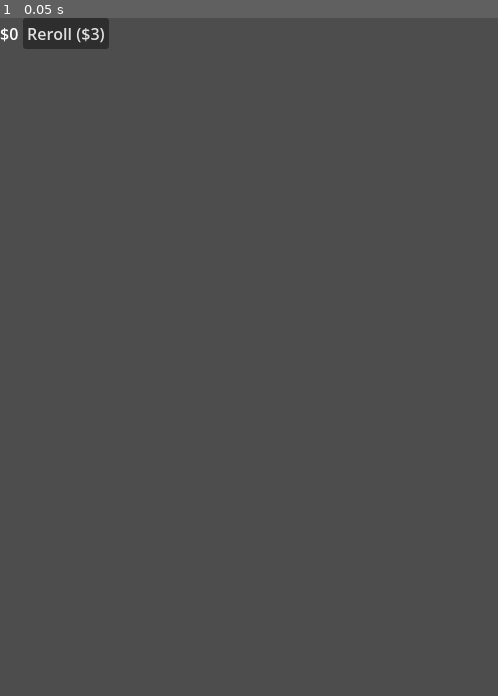
Above: before the commit, frame 1.
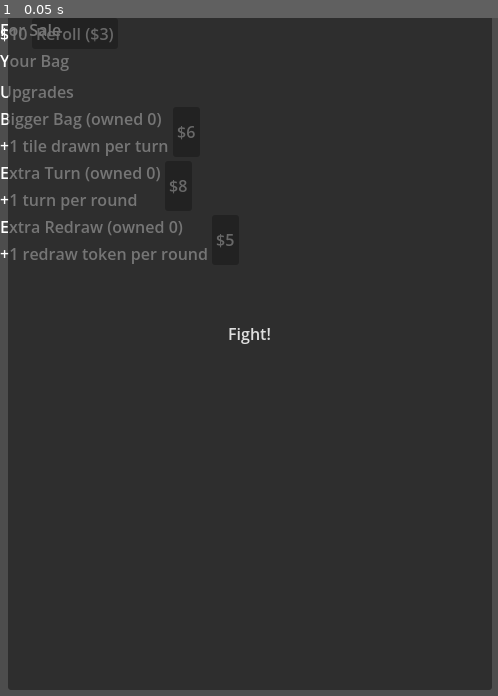
Above: after the commit, the same moment.

Repository: nilocky/letter-rogue
Game: Godot game, scene res://scenes/ShopScreen.tscn
Same seed, same stepped clock (60 frames per second), same inputs: the game is played once before the commit and once after it. This scene is started directly instead of the project's main scene.
Inputs:
- Up to frame 1 (0.05 s): no input

The runs differ from the first frame. In frame 1, 95% of the frame differs, in the area x 0-99%, y 0-100%.

Commit message:
shop: add upgrades and %UniqueName nodes to ShopScreen

Diff:
--- a/scenes/ShopScreen.tscn
+++ b/scenes/ShopScreen.tscn
@@ -6,32 +6,60 @@
 anchors_preset = 15
 anchor_right = 1.0
 anchor_bottom = 1.0
+script = ExtResource("1_abcdef")
 
 [node name="TopBar" type="HBoxContainer" parent="."]
-margin_bottom = 40.0
 
 [node name="MoneyLabel" type="Label" parent="TopBar"]
-text = "$0"
+unique_name_in_owner = true
+text = "$10"
 
 [node name="RerollButton" type="Button" parent="TopBar"]
+unique_name_in_owner = true
 text = "Reroll ($3)"
 
-[node name="Content" type="HBoxContainer" parent="."]
+[node name="MarginContainer" type="MarginContainer" parent="."]
 anchors_preset = 15
 anchor_right = 1.0
 anchor_bottom = 1.0
 margin_top = 40.0
+margin_bottom = -40.0
 
-[node name="InventoryGrid" type="GridContainer" parent="Content"]
+[node name="Content" type="VBoxContainer" parent="MarginContainer"]
+
+[node name="ForSaleLabel" type="Label" parent="MarginContainer/Content"]
+text = "For Sale"
+
+[node name="InventoryGrid" type="GridContainer" parent="MarginContainer/Content"]
+unique_name_in_owner = true
 size_flags_horizontal = 3
-columns = 3
+columns = 2
 
-[node name="BagGrid" type="GridContainer" parent="Content"]
+[node name="BagLabel" type="Label" parent="MarginContainer/Content"]
+text = "Your Bag"
+
+[node name="BagGrid" type="GridContainer" parent="MarginContainer/Content"]
+unique_name_in_owner = true
 size_flags_horizontal = 3
-columns = 3
+columns = 2
+
+[node name="UpgradeLabel" type="Label" parent="MarginContainer/Content"]
+text = "Upgrades"
+
+[node name="UpgradeScroll" type="ScrollContainer" parent="MarginContainer/Content"]
+size_flags_vertical = 3
+
+[node name="UpgradeBox" type="VBoxContainer" parent="MarginContainer/Content/UpgradeScroll"]
+unique_name_in_owner = true
+size_flags_horizontal = 3
 
 [node name="FightButton" type="Button" parent="."]
-anchors_preset = 8
-anchor_top = 1.0
+unique_name_in_owner = true
+anchors_preset = 12
+anchor_right = 1.0
 anchor_bottom = 1.0
+offset_top = -40.0
+offset_bottom = -8.0
+offset_left = 8.0
+offset_right = -8.0
 text = "Fight!"
--- a/scripts/autoload/ShopService.gd
+++ b/scripts/autoload/ShopService.gd
@@ -1,118 +1,144 @@
 extends Node
+## Shop: tile inventory buy/sell/reroll plus persistent run upgrades.
 
-const SHOP_SIZE = 5
-const REROLL_COST = 3
-const SELL_RATIO = 0.5
+const SHOP_SIZE := 5
+const REROLL_COST := 3
+const SELL_RATIO := 0.5
 
-func generate_inventory():
-	var caps_json = FileAccess.get_file_as_string("res://data/key_caps.json")
-	var data = JSON.parse_string(caps_json)
-	var pool = data["shop_pool"]
-	var inventory = []
+const UPGRADES := [
+	{"id": "bigger_bag", "name": "Bigger Bag", "desc": "+1 tile drawn per turn", "field": "upgrade_draw", "base": 6},
+	{"id": "extra_turn", "name": "Extra Turn", "desc": "+1 turn per round", "field": "upgrade_turns", "base": 8},
+	{"id": "extra_redraw", "name": "Extra Redraw", "desc": "+1 redraw token per round", "field": "upgrade_redraws", "base": 5}
+]
 
+var _pool: Array = []
+
+
+func _ready() -> void:
+	_load_pool()
+
+
+func _load_pool() -> void:
+	var text := FileAccess.get_file_as_string("res://data/key_caps.json")
+	var data: Variant = JSON.parse_string(text)
+	if typeof(data) == TYPE_DICTIONARY:
+		_pool = data.get("shop_pool", [])
+
+
+func new_shop() -> void:
+	GameState.shop_inventory.clear()
 	for i in range(SHOP_SIZE):
-		var rarity_roll = randf()
-		var candidate = null
-		if rarity_roll < 0.5:
-			candidate = _pick_from_pool(pool, "Normal")
-		elif rarity_roll < 0.8:
-			candidate = _pick_from_pool(pool, "Rare")
-		elif rarity_roll < 0.95:
-			candidate = _pick_from_pool(pool, "Epic")
-		else:
-			candidate = _pick_from_pool(pool, "Legendary")
-		if candidate:
-			var entry = candidate.duplicate()
-			entry["price"] = _calculate_price(entry)
-			# Apply random modifiers
-			var finish_id = _roll_modifier("finishes")
-			if finish_id != "":
-				entry["finish"] = finish_id
-			var sticker_id = _roll_modifier("stickers")
-			if sticker_id != "":
-				entry["sticker"] = sticker_id
-			var condition_id = _roll_modifier("conditions")
-			if condition_id != "":
-				entry["condition"] = condition_id
-			inventory.append(entry)
+		GameState.shop_inventory.append(_weighted_pick())
+	EventBus.shop_inventory_generated.emit(GameState.shop_inventory)
 
-	GameState.shop_inventory = inventory
-	EventBus.shop_inventory_generated.emit(inventory)
 
-func buy_cap(index: int) -> bool:
-	if index < 0 or index >= GameState.shop_inventory.size():
+func _weighted_pick() -> Dictionary:
+	var rarity_roll := randf()
+	var rarity := "Normal"
+	if rarity_roll < 0.05:
+		rarity = "Legendary"
+	elif rarity_roll < 0.20:
+		rarity = "Epic"
+	elif rarity_roll < 0.55:
+		rarity = "Rare"
+	var candidates: Array = _pool.filter(func(c: Dictionary) -> bool:
+		return str(c.get("rarity", "")) == rarity)
+	if candidates.is_empty():
+		candidates = _pool
+	var cap: Dictionary = candidates[randi() % candidates.size()].duplicate(true)
+	cap["price"] = _price_for(cap)
+	return cap
+
+
+func _price_for(cap: Dictionary) -> int:
+	var base := 3
+	match str(cap.get("rarity", "Normal")):
+		"Rare":
+			base = 6
+		"Epic":
+			base = 10
+		"Legendary":
+			base = 15
+	var total: int = base
+	total += int(cap.get("ability_strength", 0))
+	match str(cap.get("finish", "")):
+		"foil":
+			total += 2
+		"holographic":
+			total += 3
+		"polychrome":
+			total += 5
+	if cap.has("sticker"):
+		total += 2
+	if cap.has("condition"):
+		total += 2
+	return total
+
+
+func buy_cap(cap: Dictionary) -> bool:
+	var price: int = int(cap.get("price", 0))
+	if GameState.money < price:
 		return false
-	var cap = GameState.shop_inventory[index]
-	if GameState.money < cap["price"]:
-		return false
-	GameState.money -= cap["price"]
+	GameState.money -= price
 	GameState.bag.append(cap)
-	GameState.shop_inventory.remove_at(index)
+	GameState.shop_inventory.erase(cap)
 	EventBus.cap_purchased.emit(cap)
 	return true
 
-func sell_cap(index: int) -> bool:
-	if index < 0 or index >= GameState.bag.size():
+
+func sell_cap(cap: Dictionary) -> bool:
+	if str(cap.get("condition", "")) == "eternal":
 		return false
-	var cap = GameState.bag[index]
-	if cap.get("condition") == "eternal":
-		return false
-	var price = ceili((cap.get("price", 5)) * SELL_RATIO)
-	if price < 1:
-		price = 1
-	GameState.money += price
-	GameState.bag.remove_at(index)
+	var value: int = maxi(int(round(int(cap.get("price", 0)) * SELL_RATIO)), 1)
+	GameState.bag.erase(cap)
+	GameState.money += value
 	EventBus.cap_sold.emit(cap)
 	return true
+
 
 func reroll() -> bool:
 	if GameState.money < REROLL_COST:
 		return false
 	GameState.money -= REROLL_COST
-	generate_inventory()
+	new_shop()
 	EventBus.shop_rerolled.emit()
 	return true
 
-func _calculate_price(cap: Dictionary) -> int:
-	var base = 3
-	match cap["rarity"]:
-		"Normal": base = 3
-		"Rare": base = 6
-		"Epic": base = 12
-		"Legendary": base = 20
-	if cap.has("finish") and cap["finish"] != "":
-		var finish_data = _get_finish_data(cap["finish"])
-		if finish_data:
-			base += finish_data.get("price_mod", 0)
-	if cap.has("sticker") and cap["sticker"] != "":
-		base += 2
-	return base
 
-func _get_finish_data(finish_id: String) -> Dictionary:
-	var json_str = FileAccess.get_file_as_string("res://data/key_caps.json")
-	if json_str == "": return {}
-	var data = JSON.parse_string(json_str)
-	for f in data.get("finishes", []):
-		if f["id"] == finish_id:
-			return f
-	return {}
+func upgrade_defs() -> Array:
+	return UPGRADES
 
-func _pick_from_pool(pool: Array, rarity: String) -> Dictionary:
-	var candidates = []
-	for c in pool:
-		if c["rarity"] == rarity:
-			candidates.append(c)
-	if candidates.size() == 0:
-		return pool[randi() % pool.size()].duplicate()
-	return candidates[randi() % candidates.size()].duplicate()
 
-func _roll_modifier(pool_key: String) -> String:
-	var json_str = FileAccess.get_file_as_string("res://data/key_caps.json")
-	if json_str == "": return ""
-	var data = JSON.parse_string(json_str)
-	var pool = data.get(pool_key, [])
-	if pool.size() == 0: return ""
-	# 40% chance to get any modifier from this pool
-	if randf() > 0.4:
-		return ""
-	return pool[randi() % pool.size()]["id"]
+func owned_level(id: String) -> int:
+	match id:
+		"bigger_bag":
+			return GameState.upgrade_draw
+		"extra_turn":
+			return GameState.upgrade_turns
+		"extra_redraw":
+			return GameState.upgrade_redraws
+	return 0
+
+
+func upgrade_cost(id: String) -> int:
+	for u in UPGRADES:
+		if u["id"] == id:
+			return int(u["base"]) * int(pow(2, owned_level(id)))
+	return 999999
+
+
+func purchase_upgrade(id: String) -> bool:
+	var cost: int = upgrade_cost(id)
+	if GameState.money < cost:
+		return false
+	var level: int = owned_level(id)
+	GameState.money -= cost
+	match id:
+		"bigger_bag":
+			GameState.upgrade_draw += 1
+		"extra_turn":
+			GameState.upgrade_turns += 1
+		"extra_redraw":
+			GameState.upgrade_redraws += 1
+	EventBus.upgrade_purchased.emit(id, level + 1)
+	return true
--- a/scripts/screens/ShopScreen.gd
+++ b/scripts/screens/ShopScreen.gd
@@ -1,68 +1,102 @@
-# scripts/screens/ShopScreen.gd
 extends Control
 
-@onready var inventory_grid = $InventoryGrid
-@onready var bag_grid = $BagGrid
-@onready var money_label = $MoneyLabel
-@onready var reroll_button = $RerollButton
+@onready var inventory_grid = %InventoryGrid
+@onready var bag_grid = %BagGrid
+@onready var money_label = %MoneyLabel
+@onready var reroll_button = %RerollButton
+@onready var fight_button = %FightButton
+@onready var upgrade_box: VBoxContainer = %UpgradeBox
 
 var KeyCapScene = preload("res://scenes/components/KeyCapElement.tscn")
 
+
 func _ready():
+	reroll_button.pressed.connect(_on_reroll_pressed)
+	fight_button.pressed.connect(_on_fight_pressed)
 	EventBus.shop_inventory_generated.connect(_on_inventory_generated)
-	_adjust_layout()
+	EventBus.upgrade_purchased.connect(_on_upgrade_purchased)
+	_build_upgrade_buttons()
 	_refresh_ui()
 
-func _adjust_layout():
-	var viewport_size = get_viewport_rect().size
-	if viewport_size.x < viewport_size.y:
-		inventory_grid.columns = 3
-		bag_grid.columns = 3
-	else:
-		inventory_grid.columns = 5
-		bag_grid.columns = 5
 
-func _on_inventory_generated(inventory: Array):
+func _on_inventory_generated(_inventory: Array):
 	_refresh_ui()
 
+
 func _refresh_ui():
+	_refresh_money()
 	for c in inventory_grid.get_children():
 		c.queue_free()
-	for c in bag_grid.get_children():
-		c.queue_free()
-
-	money_label.text = "$" + str(GameState.money)
-
 	for i in range(GameState.shop_inventory.size()):
 		var cap = GameState.shop_inventory[i]
 		var elem = KeyCapScene.instantiate()
-		elem.setup(cap)
 		var price_label = Label.new()
 		price_label.text = "$" + str(cap["price"])
 		elem.add_child(price_label)
-		elem.connect("gui_input", Callable(self, "_on_shop_item_clicked").bind(i))
 		inventory_grid.add_child(elem)
-
+		elem.setup(cap)
+		elem.clicked.connect(_on_shop_item_clicked.bind(i))
+	for c in bag_grid.get_children():
+		c.queue_free()
 	for i in range(GameState.bag.size()):
 		var cap = GameState.bag[i]
 		var elem = KeyCapScene.instantiate()
+		bag_grid.add_child(elem)
 		elem.setup(cap)
-		elem.connect("gui_input", Callable(self, "_on_bag_item_clicked").bind(i))
-		bag_grid.add_child(elem)
+		elem.clicked.connect(_on_bag_item_clicked.bind(i))
 
-func _on_shop_item_clicked(index: int, event: InputEvent):
-	if event is InputEventMouseButton and event.pressed:
-		ShopService.buy_cap(index)
+
+func _on_shop_item_clicked(index: int):
+	if index < GameState.shop_inventory.size():
+		ShopService.buy_cap(GameState.shop_inventory[index])
 		_refresh_ui()
 
-func _on_bag_item_clicked(index: int, event: InputEvent):
-	if event is InputEventMouseButton and event.pressed:
-		ShopService.sell_cap(index)
+
+func _on_bag_item_clicked(index: int):
+	if index < GameState.bag.size():
+		ShopService.sell_cap(GameState.bag[index])
 		_refresh_ui()
+
 
 func _on_reroll_pressed():
 	ShopService.reroll()
 	_refresh_ui()
 
+
 func _on_fight_pressed():
 	EventBus.fight_pressed.emit()
+
+
+func _build_upgrade_buttons():
+	for child in upgrade_box.get_children():
+		child.queue_free()
+	for u in ShopService.upgrade_defs():
+		var row = HBoxContainer.new()
+		var info = VBoxContainer.new()
+		var name_lbl = Label.new()
+		name_lbl.text = "%s (owned %d)" % [str(u["name"]), ShopService.owned_level(u["id"])]
+		var desc_lbl = Label.new()
+		desc_lbl.text = str(u["desc"])
+		info.add_child(name_lbl)
+		info.add_child(desc_lbl)
+		var buy_btn = Button.new()
+		buy_btn.text = "$%d" % ShopService.upgrade_cost(u["id"])
+		var uid: String = str(u["id"])
+		buy_btn.pressed.connect(func():
+			if ShopService.purchase_upgrade(uid):
+				_build_upgrade_buttons()
+				_refresh_money()
+			else:
+				print("cannot afford upgrade")
+		)
+		row.add_child(info)
+		row.add_child(buy_btn)
+		upgrade_box.add_child(row)
+
+
+func _on_upgrade_purchased(_id: String, _level: int):
+	_build_upgrade_buttons()
+
+
+func _refresh_money():
+	money_label.text = "$%d" % GameState.money
